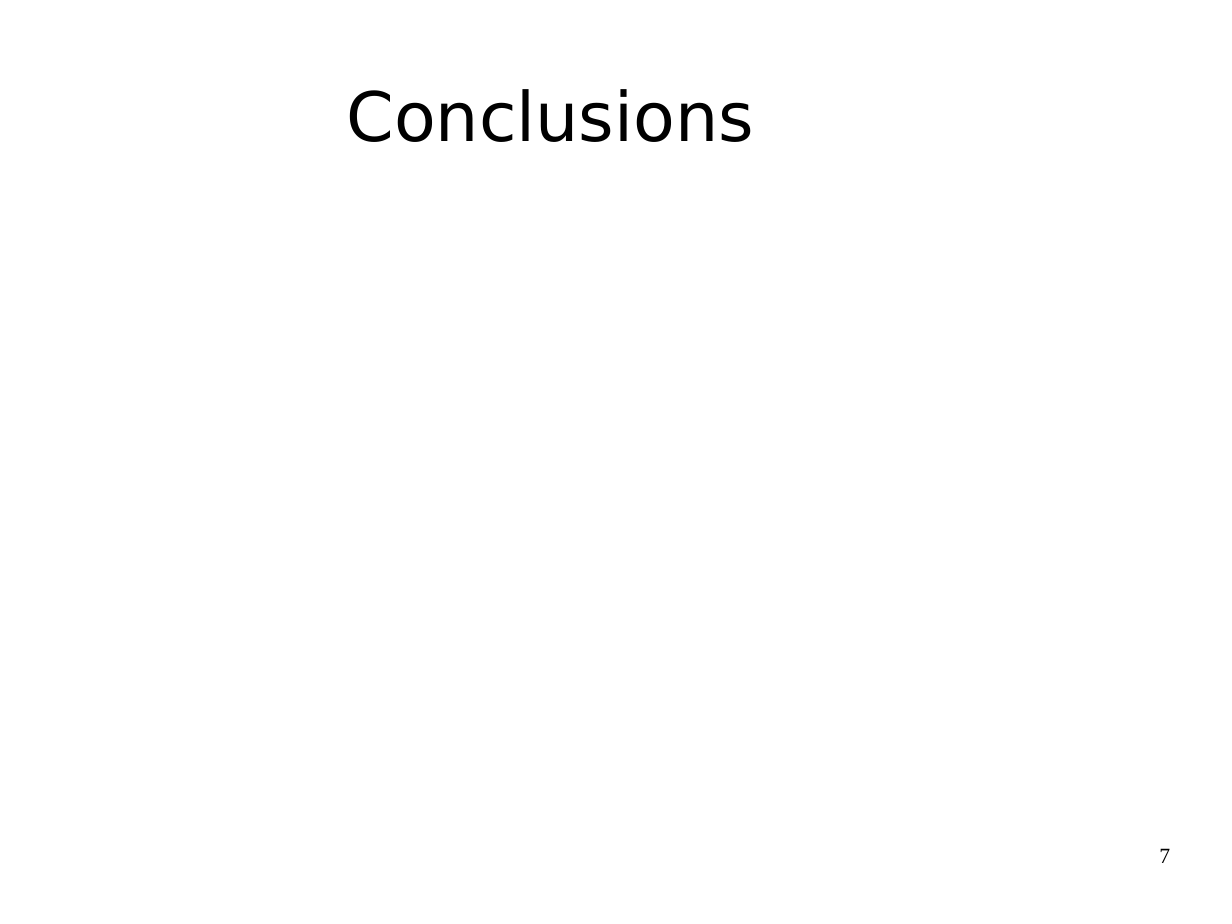
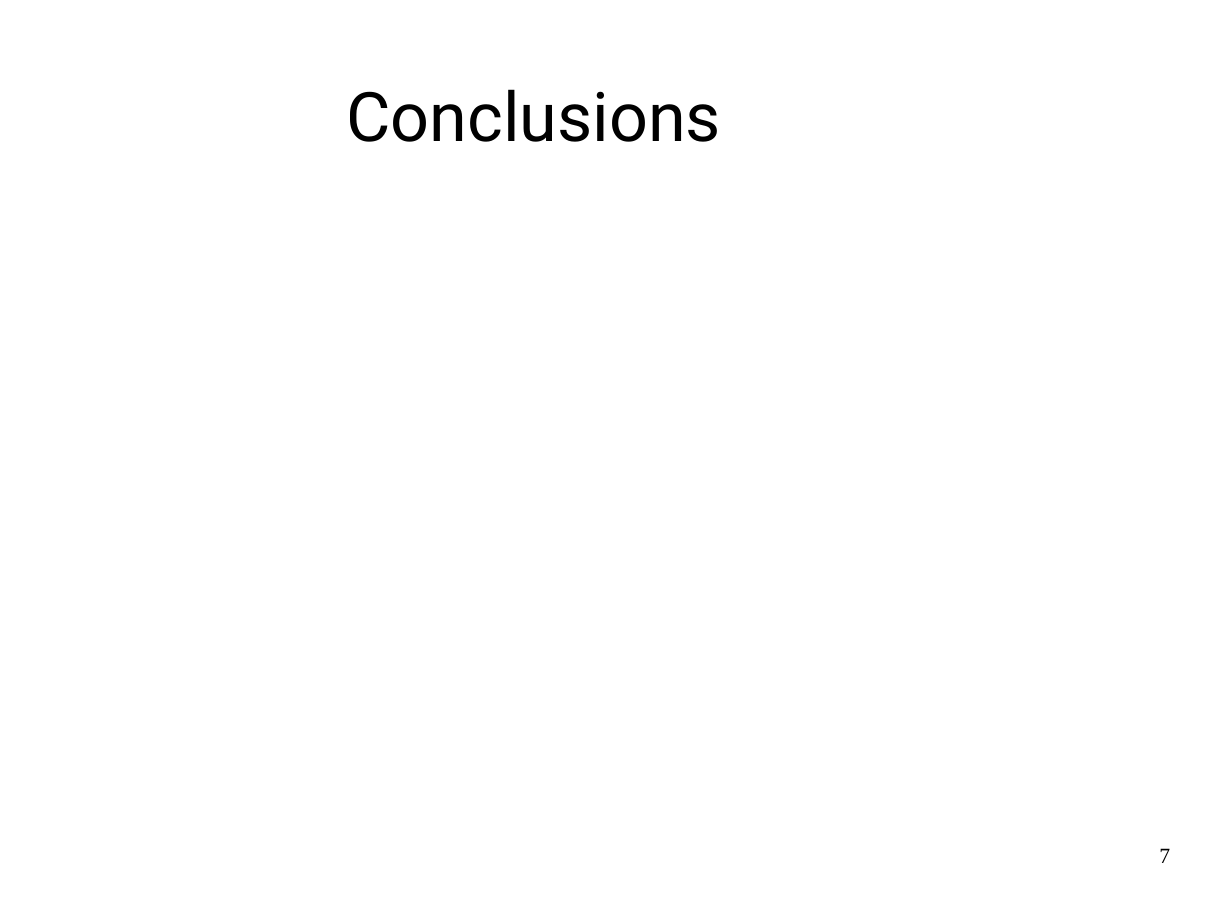
Before and after one commit to jrouly/stackmining, a slide deck: slide 7 of presentation/rouly_wells_presentation.odp. Drawn at 1232x924 pixels with LibreOffice and Linux fonts; fonts in the diff are those of the drawing; background and template pictures are left out. Boxes give left, top, right and bottom in pixels: in the first picture for what was removed or moved away, otherwise in the second. Text is boxed around its words. In the diff, an @@ line names an element or a change of style, - is before the commit and + after.

```diff
--- a/presentation/rouly_wells_presentation.odp
+++ b/presentation/rouly_wells_presentation.odp
@@ title "Conclusions" at <box>346,89,721,142</box>: font DejaVu Sans to Roboto @@
```
Also in this commit, not shown: 6 other slides changed, 1 slide added, 1 slide removed, 1 other file.
